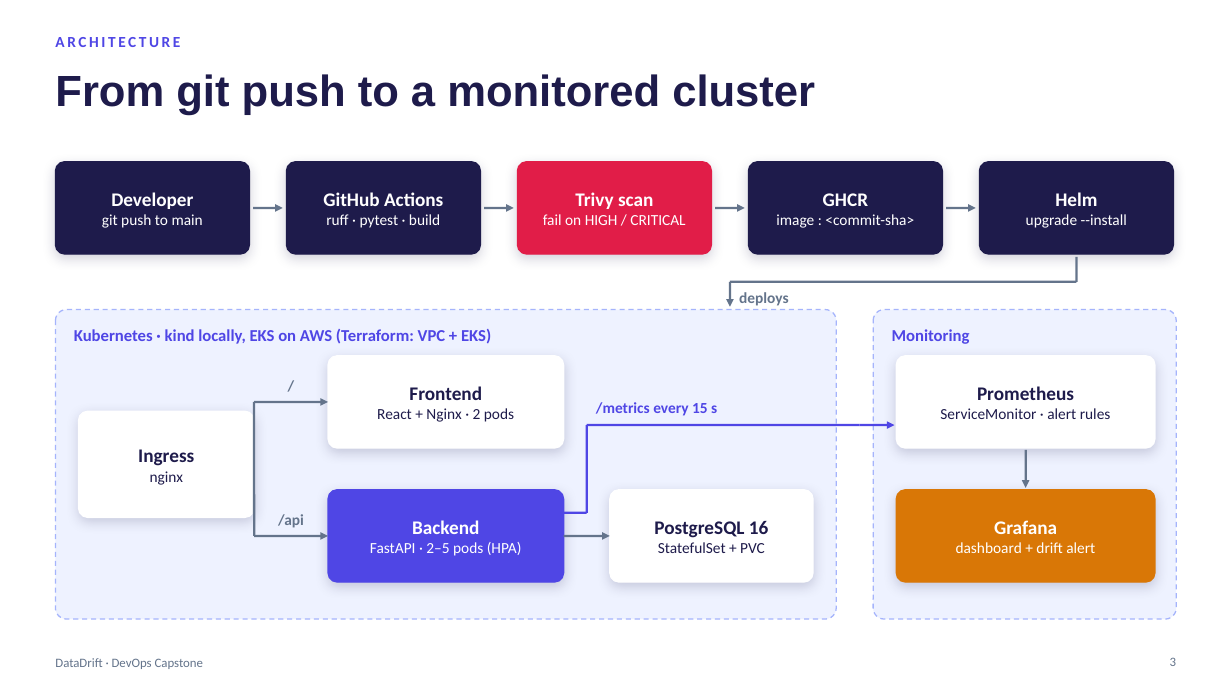
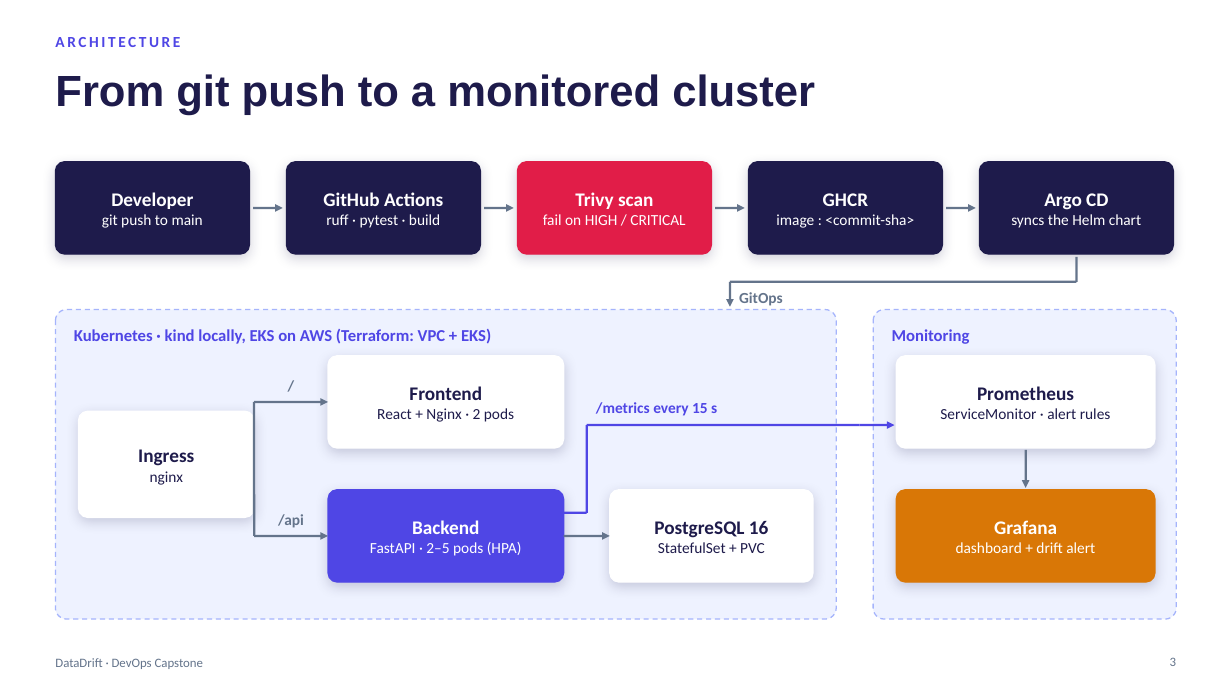
Before and after one commit to KavyaDhyani/datadrift-capstone, a slide deck: slide 3 of demo/DataDrift-Capstone-Presentation.pptx. Drawn at 1232x693 pixels with LibreOffice and Linux fonts; fonts in the diff are those of the drawing. Boxes give left, top, right and bottom in pixels: in the first picture for what was removed or moved away, otherwise in the second. Text is boxed around its words. In the diff, an @@ line names an element or a change of style, - is before the commit and + after.

Commit message:
Move the slide deck to demo/, add the Argo CD GitOps slide and a PDF copy

```diff
--- a/demo/DataDrift-Capstone-Presentation.pptx
+++ b/demo/DataDrift-Capstone-Presentation.pptx
@@ text at bbox=[1011, 193, 1141, 228]: text changed @@
-Helm
-upgrade --install
+Argo CD
+syncs the Helm chart
@@ text at bbox=[739, 292, 783, 306]: text changed @@
-deploys
+GitOps
```
Also in this commit, not shown: 3 other slides changed, 1 slide added, 1 other file.
